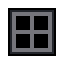
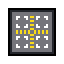
Two versions of the same layered image (64 x 64). Layer-by-layer changes:
painted on "Ebene 1" over 16, 16, 48, 48
moved "Ebene 27 Kopie 2" (in "Gruppe 1") into group "Gruppe 1", painted on it over 16, 34, 30, 48
removed layer "Ebene 27 Kopie 2" (2nd of 2) over 34, 34, 48, 48
moved "Ebene 27 Kopie" into group "Gruppe 1", painted on it over 16, 16, 30, 30
